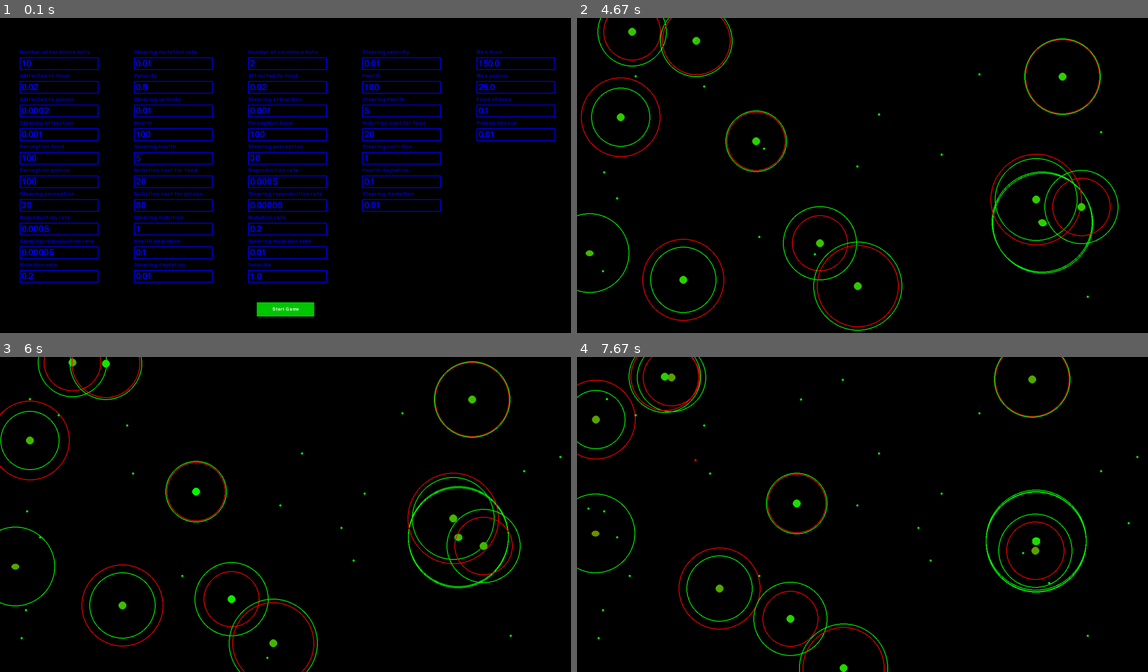
Above: before the commit, frames 1-4 (two rows, left to right).
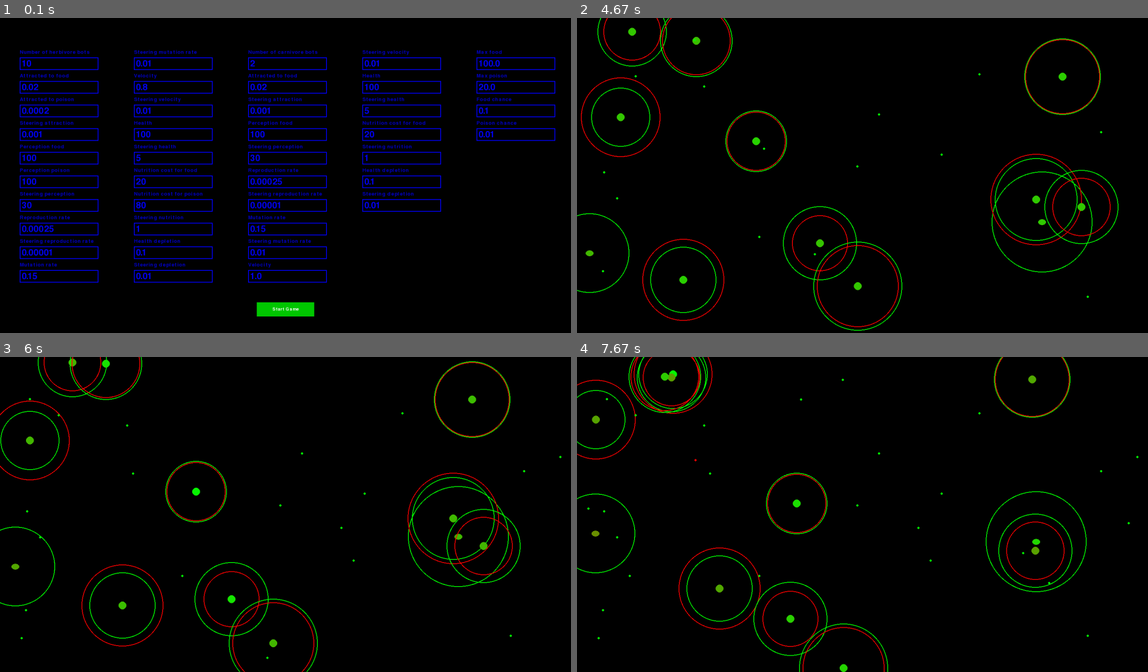
Above: after the commit, the same moments.

Repository: TinaVitanova/GameOfLife
Game: pygame game, started from main.py
The game is run twice, just before and just after one commit, with the same random seed, the same clock (stepped at 60 frames per second) and the same inputs.
Inputs (mouse positions are in pixels of both pictures, inside the frame that each line leads up to):
- Up to frame 1 (0.1 s): no input
- Up to frame 2 (4.67 s): click "Start Game" at 0.38 s; move the mouse to (948, 65) at 0.7 s
- Up to frame 3 (6 s): no input
- Up to frame 4 (7.67 s): no input

The runs differ from the first frame. In frame 1, 0.2% of the frame differs, in the area x 4-88%, y 13-84%; in frame 2, 0.2%; in frame 3, 0.2%; in frame 4, 0.6%, in the area x 9-90%, y 0-75%.

Commit message:
add only allowed events - speed up code

Diff:
--- a/constants.py
+++ b/constants.py
@@ -37,14 +37,14 @@
         self.steering_perception_c = "30"
         self.steering_perception_h = "30"
         # reproduction_rate - chance of bot to reproduce
-        self.reproduction_rate_c = "0.0005"
-        self.reproduction_rate_h = "0.0005"
+        self.reproduction_rate_c = "0.00025"
+        self.reproduction_rate_h = "0.00025"
         # steering reproduction_rate - range to change dna of chance of bot to reproduce
-        self.steering_reproduction_rate_c = "0.00005"
-        self.steering_reproduction_rate_h = "0.00005"
+        self.steering_reproduction_rate_c = "0.00001"
+        self.steering_reproduction_rate_h = "0.00001"
         # mutation_rate - chance for child of parent to have a mutation
-        self.mutation_rate_c = "0.2"
-        self.mutation_rate_h = "0.2"
+        self.mutation_rate_c = "0.15"
+        self.mutation_rate_h = "0.15"
         # steering mutation_rate - range to change the chance for child of parent to have a mutation
         self.steering_mutation_rate_c = "0.01"
         self.steering_mutation_rate_h = "0.01"
@@ -76,8 +76,8 @@
         self.steering_depletion_c = "0.01"
         self.steering_depletion_h = "0.01"
         # Basic game constants
-        self.max_food = "150"
-        self.max_poison = "25"
+        self.max_food = "100"
+        self.max_poison = "20"
         # Chance for foodstuff to be created
         self.food_chance = "0.1"
         self.poison_chance = "0.01"
--- a/genetic_bot_class.py
+++ b/genetic_bot_class.py
@@ -207,8 +207,8 @@
         for food_or_poison in list_of_food_or_poison[::-1]:
             item_x = food_or_poison[0]
             item_y = food_or_poison[1]
-            # #   Check first by x and then calculate hypot
-            if abs(item_x - bot_x) < self.dna[2 + index]:
+            # #   Check first by x and y and then calculate hypot
+            if abs(item_x - bot_x) < self.dna[2 + index] and abs(item_y - bot_y) < self.dna[2 + index]:
                 #   If bot has something within it's view go towards it
                 distance = math.hypot(bot_x - item_x, bot_y - item_y)
                 if distance < 5:
@@ -245,16 +245,16 @@
                 continue
             item_x = bot_food.position[0]
             item_y = bot_food.position[1]
-            #   Check first by x and then calculate hyplot
+            #   Check first by x and y and then calculate hyplot
             #   If bot has something within it's view go towards it
-            if abs(item_x - bot_x) < self.dna[2 + index]:
+            if abs(item_x - bot_x) < self.dna[2 + index] and abs(item_y - bot_y) < self.dna[2 + index]:
                 distance = math.hypot(bot_x - item_x, bot_y - item_y)
                 if distance < 5:
                     # If it can catch it then eat it
-                    bot_food.be_eaten()
                     self.health += self.dna[8]
                     if self.health >= self.dna[7]:
                         self.health = self.dna[7]
+                    bot_food.be_eaten()
                     continue
                 if distance < closest_distance:
                     # Constantly check if there is a bot that is closer
--- a/pygame_screen.py
+++ b/pygame_screen.py
@@ -4,6 +4,7 @@
 pygame.init()
 
 game_display = pygame.display.set_mode((game_width, game_height))
+pygame.event.set_allowed([pygame.MOUSEBUTTONDOWN, pygame.MOUSEBUTTONUP, pygame.KEYDOWN, pygame.KEYUP])
 
 
 def get_game_display():
